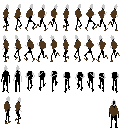
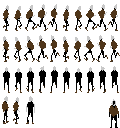
Layered file, before and after one edit (120px x 128px). Changes by layer:
hid "running down arms", painted on it over [2, 71, 119, 82]
added layer "running down still" above "running down" over [26, 96, 35, 124]
painted on "running down" over [1, 65, 119, 93]
painted on "left ponchos" over [3, 40, 94, 52]
painted on "Running left" over [2, 35, 111, 52]
painted on "right still" over [2, 96, 22, 124]
painted on "Running right" over [3, 4, 118, 21]
